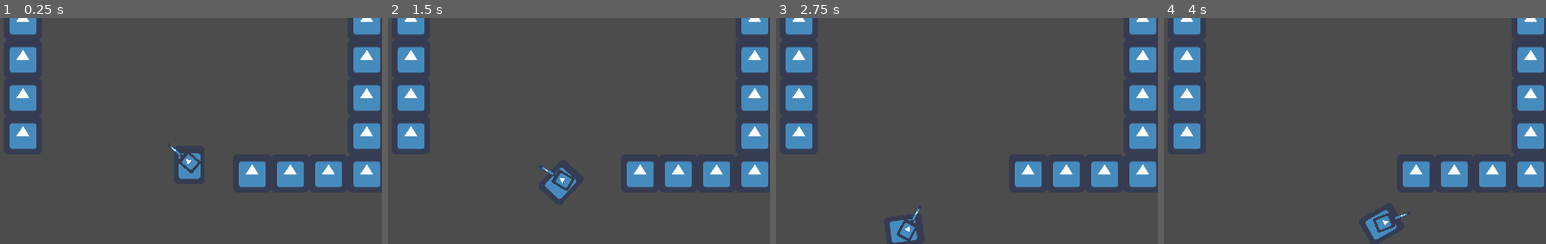
Above: before the commit, frames 1-4 (left to right).
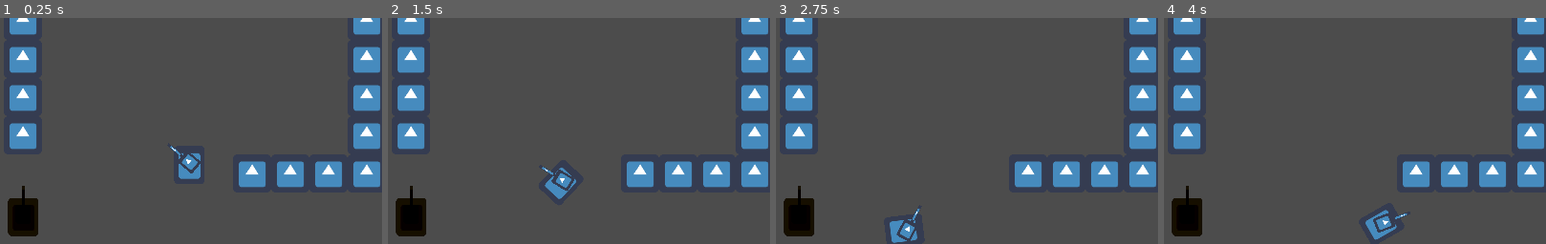
Above: after the commit, the same moments.

Repository: Stefan-Horst/TankGame
Game: Godot game, scene res://main.tscn
The game is run twice, just before and just after one commit, with the same random seed, the same clock (stepped at 60 frames per second) and the same inputs. The engine's default icon, where the game draws it, is replaced by a stand-in: a white triangle on a blue panel in a dark square.
Inputs (mouse positions are % of the whole screen's width and height, from its top left):
- Up to frame 1 (0.25 s): no input
- Up to frame 2 (1.5 s): tap Enter at 0.5 s; move the mouse to (72, 45) at 0.52 s; hold Right (ui_right) 0.53-1.28 s; tap Space (ui_select) at 0.6, 0.77, 1.07, 1.35 s; move the mouse to (30, 55) at 1.27 s; hold Down (ui_down) from 1.28 s (still down)
- Up to frame 3 (2.75 s): tap Space (ui_select) at 1.52, 1.82, 2.1 s; move the mouse to (60, 28) at 2.02 s; release Down (ui_down) at 2.03 s; hold Right (ui_right) from 2.03 s (still down)
- Up to frame 4 (4 s): move the mouse to (45, 70) at 2.77 s; release Right (ui_right) at 2.78 s; hold Up (ui_up) 2.78-3.53 s; tap Space (ui_select) at 2.85, 3.02, 3.32, 3.6, 3.77 s; move the mouse to (80, 65) at 3.52 s; hold Left (ui_left) from 3.53 s (still down)
The pictures show only the part of the screen within x 25-75%, y 37-87%; the shares and areas given below are measured in that part.

The runs differ from the first frame. In frame 1, 1.4% of the frame differs, in the area x 2-10%, y 74-97%; in frame 2, 1.4%; in frame 3, 1.4%; in frame 4, 1.4%.

Commit message:
Make shooting projectile signal more generalised

Diff:
--- a/entities/npc/npc.gd
+++ b/entities/npc/npc.gd
@@ -9,5 +9,5 @@
 
 
 func _on_entity_hit(projectile_emitter, hit_entity):
-	if hit_entity.name == self.name and projectile_emitter == "player":
+	if hit_entity.name == self.name and projectile_emitter == "Player":
 		queue_free()
--- a/entities/player/player.gd
+++ b/entities/player/player.gd
@@ -34,9 +34,9 @@
 	## player combat
 	if Input.is_action_just_pressed("ui_select"):
 		var turret_rotation = turret.rotation + rotation
-		emit_signal("shoot_projectile", Projectile, projectile_pos.global_position, turret_rotation)
+		emit_signal("shoot_projectile", Projectile, self, projectile_pos.global_position, turret_rotation)
 
 
 func _on_entity_hit(projectile_emitter, hit_entity):
-	if hit_entity.name == self.name and projectile_emitter == "npc": #TODO
+	if hit_entity.name == self.name and projectile_emitter == "Npc": #TODO
 		queue_free()
--- a/entities/weapons/projectile.gd
+++ b/entities/weapons/projectile.gd
@@ -12,7 +12,7 @@
 func _physics_process(_delta):
 	var collision = move_and_collide(velocity)
 	if collision:
-		# Collision of projectile with other KinematicBody2D instance
+		## Collision of projectile with other KinematicBody2D instance
 		# TODO: collision of 2 projectiles? Maybe change enemy to layer 3?
 		if collision.collider.get_class() == "KinematicBody2D":
 			emit_signal("entity_hit", emitter, collision.collider)
--- a/game.gd
+++ b/game.gd
@@ -4,22 +4,42 @@
 
 onready var player = $Player
 onready var cooldown_timer = player.get_node("TimerGunCooldown")
+onready var enemies = $Enemies
 
-func _on_Player_shoot_projectile(Projectile, location, direction):
-	if player_can_shoot:
-		player_can_shoot = false
+func _on_shoot_projectile(Projectile, caller, location, direction):
+	## let player only shoot if gun not on cooldown
+	if caller.name == "Player":
+		if player_can_shoot:
+			player_can_shoot = false
+		else:
+			return
 
-		var p = Projectile.instance()
-		add_child(p)
-		p.connect("entity_hit", $Npc, "_on_entity_hit")
+	## create projectile
+	var p = Projectile.instance()
+	add_child(p)
 
-		p.emitter = "player"
-		p.position = location
-		p.rotation = direction
-		p.velocity = p.velocity.rotated(direction)
+	p.emitter = caller.name
+	p.position = location
+	p.rotation = direction
+	p.velocity = p.velocity.rotated(direction)
 
-		cooldown_timer.wait_time = player.cooldown
+	## add signal to enemies or to player depending on who shot
+	if caller.name == "Player":
+		for enemy in _get_all_enemies():
+			p.connect("entity_hit", enemy, "_on_entity_hit")
+
+		cooldown_timer.wait_time = caller.cooldown
 		cooldown_timer.start()
+	else:
+		p.connect("entity_hit", player, "_on_entity_hit")
+
+
+## return list of all child nodes of node "Enemies"
+func _get_all_enemies():
+	var enemies_list = []
+	for i in enemies.get_child_count():
+		enemies_list.append(enemies.get_child(i))
+	return enemies_list
 
 
 func _on_TimerCooldown_timeout():
--- a/main.tscn
+++ b/main.tscn
@@ -21,10 +21,13 @@
 
 [node name="Enemies" type="Node2D" parent="Game"]
 
+[node name="Npc" parent="Game/Enemies" instance=ExtResource( 4 )]
+position = Vector2( 1075, 443 )
+
+[node name="Npc2" parent="Game/Enemies" instance=ExtResource( 4 )]
+position = Vector2( 353, 617 )
+
 [node name="Map" parent="Game" instance=ExtResource( 2 )]
-
-[node name="Npc" parent="Game" instance=ExtResource( 4 )]
-position = Vector2( 1075, 443 )
 
 [node name="Menus" type="CanvasLayer" parent="."]
 
@@ -34,5 +37,5 @@
 
 [node name="Networking" type="Node" parent="."]
 
-[connection signal="shoot_projectile" from="Game/Player" to="Game" method="_on_Player_shoot_projectile"]
+[connection signal="shoot_projectile" from="Game/Player" to="Game" method="_on_shoot_projectile"]
 [connection signal="timeout" from="Game/Player/TimerGunCooldown" to="Game" method="_on_TimerCooldown_timeout"]
